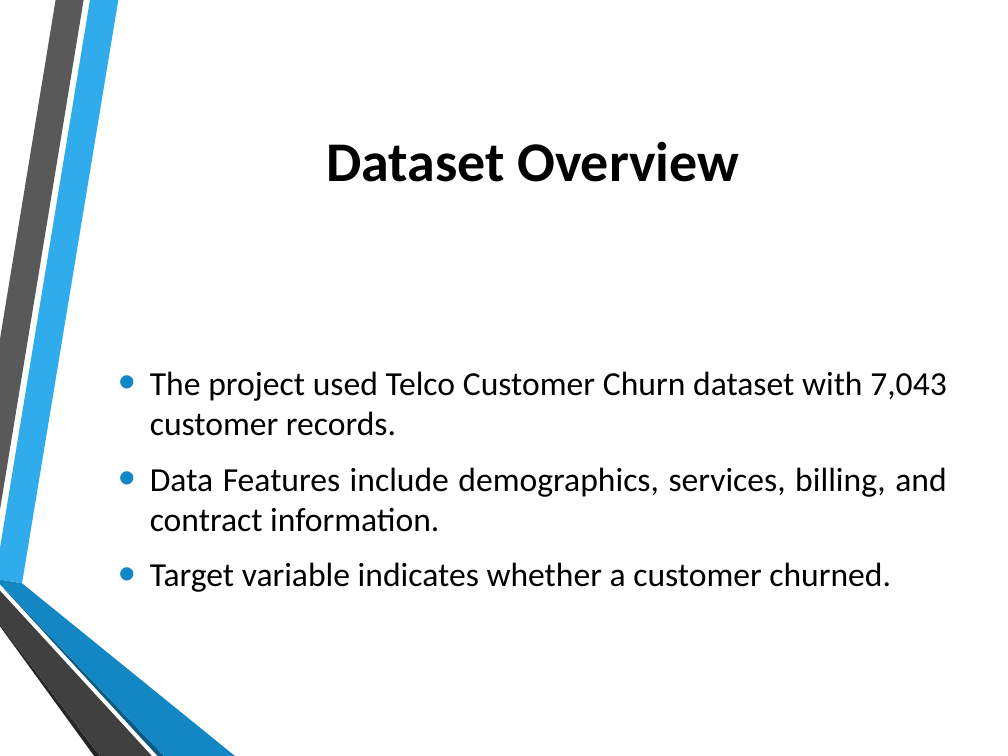
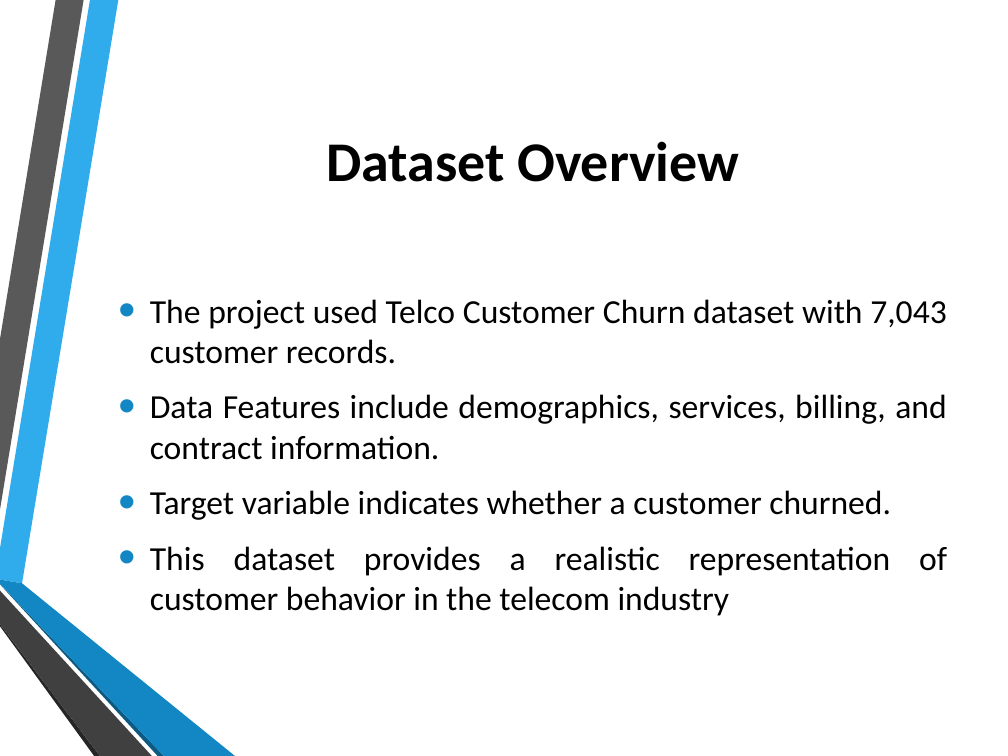
Before and after one commit to klydia22/Phase_3_Project-Telco_Customer_Churn_Prediction, a slide deck: slide 3 of reports/Telco_Customer_Churn_Presentation.pptx. Drawn at 1008x756 pixels with LibreOffice and Linux fonts; fonts in the diff are those of the drawing; background and template pictures are left out. Boxes give left, top, right and bottom in pixels: in the first picture for what was removed or moved away, otherwise in the second. Text is boxed around its words. In the diff, an @@ line names an element or a change of style, - is before the commit and + after.

```diff
--- a/reports/Telco_Customer_Churn_Presentation.pptx
+++ b/reports/Telco_Customer_Churn_Presentation.pptx
@@ text at (x1=150, y1=546, x2=947, y2=616): paragraph added @@
+• This dataset provides a realistic representation of customer behavior in the telecom industry
```
Also in this commit, not shown: 5 other slides changed, 1 slide added, 4 other files.
